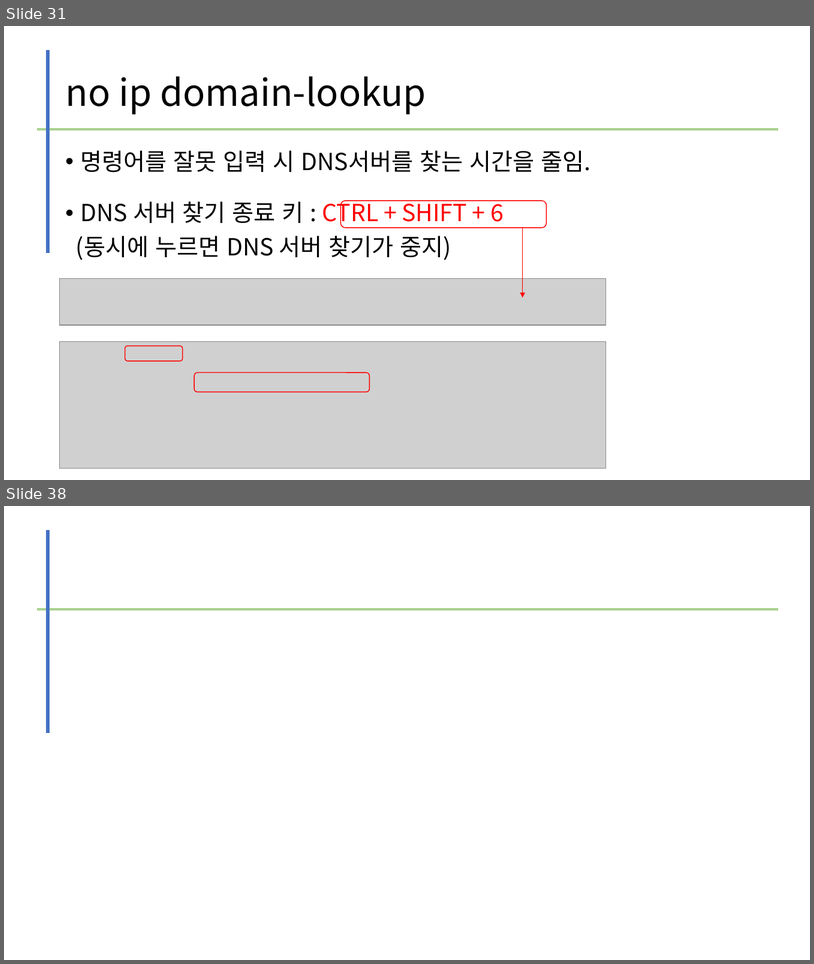
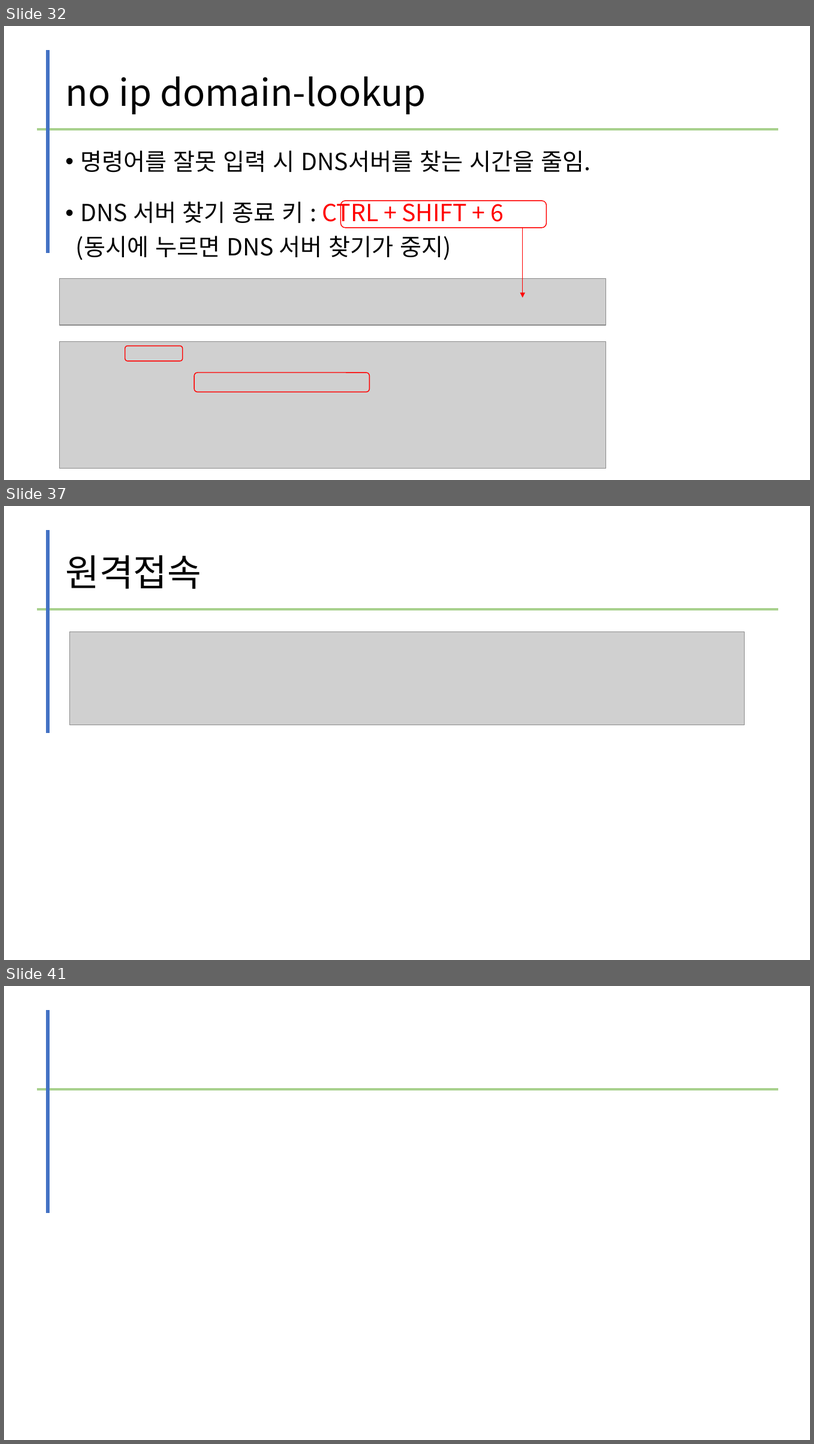
Before and after one commit to kig2929kig/network, a slide deck: L2L3 스위치 구축.pptx. Shown one above the other, each under a label of ours: slides 31 and 38 before the commit, slides 32, 37 and 41 after it; the slides between them are not shown. The pictures are 814x964 and 814x1444 pixels, drawn with LibreOffice and Linux fonts; fonts in the diff are those of the drawing; grey boxes stand for pictures. Boxes give left, top, right and bottom in pixels: in the first picture for what was removed or moved away, otherwise in the second. Text is boxed around its words. In the diff, an @@ line names an element or a change of style, - is before the commit and + after.

```diff
--- a/L2L3 스위치 구축.pptx
+++ b/L2L3 스위치 구축.pptx
@@ slide 37 added at <box>4,506,810,960</box>, background #FFFFFF @@
@@ line added from (48, 530) to (48, 733), #4472C4 4.5 pt @@
@@ title added at <box>65,555,201,589</box>, 44 pt, text #000000 @@
+원격접속
@@ line added from (36, 609) to (779, 609), #A9D18E 3 pt @@
@@ picture added at <box>70,632,745,725</box> @@
@@ what was slide 31 is now slide 32 @@
@@ what was slide 38 is now slide 41 @@
```
Also in this commit, not shown: 1 slide changed, 10 other slides added, 6 slides removed.
